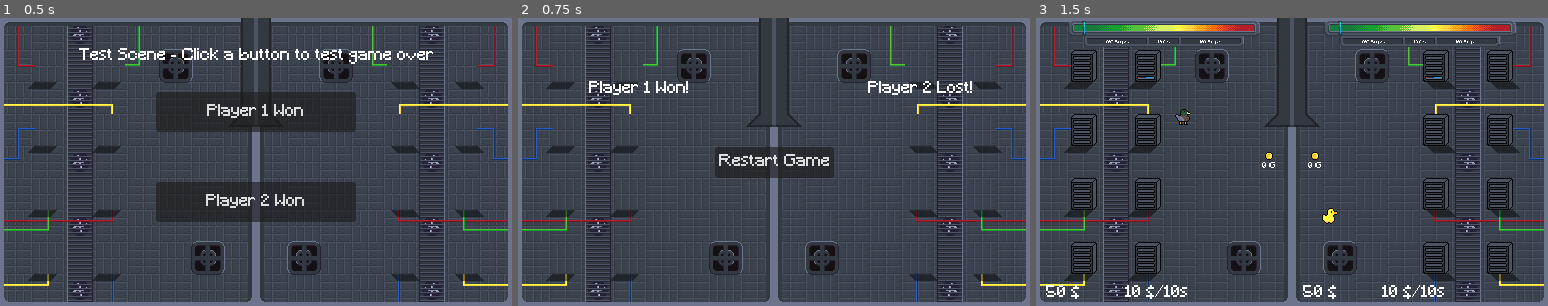
Above: before the commit, frames 1-3 (left to right).
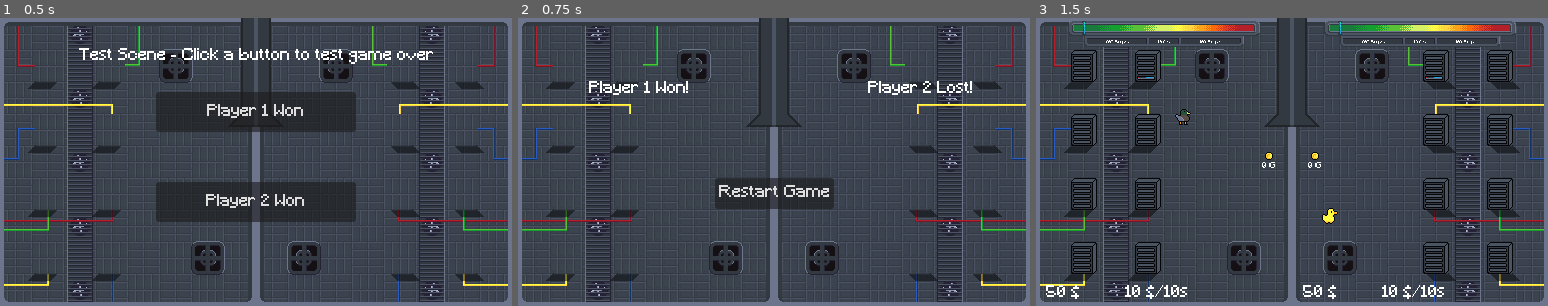
Above: after the commit, the same moments.

Repository: Joinsider/HetznerGamejam2025
Game: Godot game, scene res://scene/temp_test_for_gameover.tscn
Two runs of this game, one before a commit and one after it. Both use one fixed random seed, a clock stepped at 60 frames per second and the inputs below. This scene is started directly instead of the project's main scene.
Inputs:
- Up to frame 1 (0.5 s): no input
- Up to frame 2 (0.75 s): click "Player 1 Won" at 0.5 s
- Up to frame 3 (1.5 s): click "Restart Game" at 1.25 s

Frame 1 is identical in both runs. In frame 2, 4.0% of the frame differs, in the area x 38-62%, y 44-67%; in frame 3, nothing differs.

Commit message:
Fix to Gameover switch functionality

Diff:
--- a/scene/GameOver.tscn
+++ b/scene/GameOver.tscn
@@ -24,10 +24,10 @@
 anchor_top = 0.5
 anchor_right = 0.5
 anchor_bottom = 0.5
-offset_left = -57.0
-offset_top = -15.5
-offset_right = 57.0
-offset_bottom = 15.5
+offset_left = -59.5
+offset_top = 16.0
+offset_right = 59.5
+offset_bottom = 47.0
 grow_horizontal = 2
 grow_vertical = 2
 text = "Restart Game"
--- a/scripts/gameOver.gd
+++ b/scripts/gameOver.gd
@@ -7,14 +7,23 @@
 	# Connect the button's pressed signal to our function
 	$Button.connect("pressed", _on_restart_button_pressed)
 
+	# Debug to see if the parameters are being received
+	print("GameOver scene ready")
+
 	# Get the game over parameters from the gamestate
 	if get_node("/root/Gamestate").has_meta("game_over_params"):
+		print("Found game_over_params in Gamestate")
 		var params = get_node("/root/Gamestate").get_meta("game_over_params")
 		player_1_won = params.player_1_won
 		player_2_won = params.player_2_won
 
+		print("Player 1 won: ", player_1_won)
+		print("Player 2 won: ", player_2_won)
+
 		# Update the win message
 		update_win_message()
+	else:
+		print("No game_over_params found in Gamestate")
 
 func _on_restart_button_pressed():
 	# Change to the main scene
@@ -23,6 +32,10 @@
 func update_win_message():
 	var player1_label = get_parent().get_node("Player1")
 	var player2_label = get_parent().get_node("Player2")
+
+	print("Updating win message")
+	print("player1_label exists: ", is_instance_valid(player1_label))
+	print("player2_label exists: ", is_instance_valid(player2_label))
 
 	if player1_label && player2_label:
 		if player_1_won && player_2_won:
@@ -37,3 +50,5 @@
 		else:
 			player1_label.text = "Game Over"
 			player2_label.text = "Game Over"
+	else:
+		print("Could not find player labels!")
--- a/scripts/temp_test_for_gameover.gd
+++ b/scripts/temp_test_for_gameover.gd
@@ -26,9 +26,12 @@
 # Called when Player 1 button is pressed
 func _on_player1_button_pressed():
 	# Call switch_to_gameover with Player 1 as winner (true, false)
-	get_node("/root/Gamestate").switch_to_gameover(true, false)
+	var gamestate = get_node("/root/Gamestate")
+	gamestate.switch_to_gameover(true, false)
 
 # Called when Player 2 button is pressed
 func _on_player2_button_pressed():
+	print("Player 2 button pressed")
 	# Call switch_to_gameover with Player 2 as winner (false, true)
-	get_node("/root/Gamestate").switch_to_gameover(false, true)
+	var gamestate = get_node("/root/Gamestate")
+	gamestate.switch_to_gameover(false, true)
Not shown: 1 places in scene/GameOver.tscn that only renumber resources
Binary file added: sprites/Placeholder_GameOver.png
Not shown, added: sprites/Placeholder_GameOver.png.import
